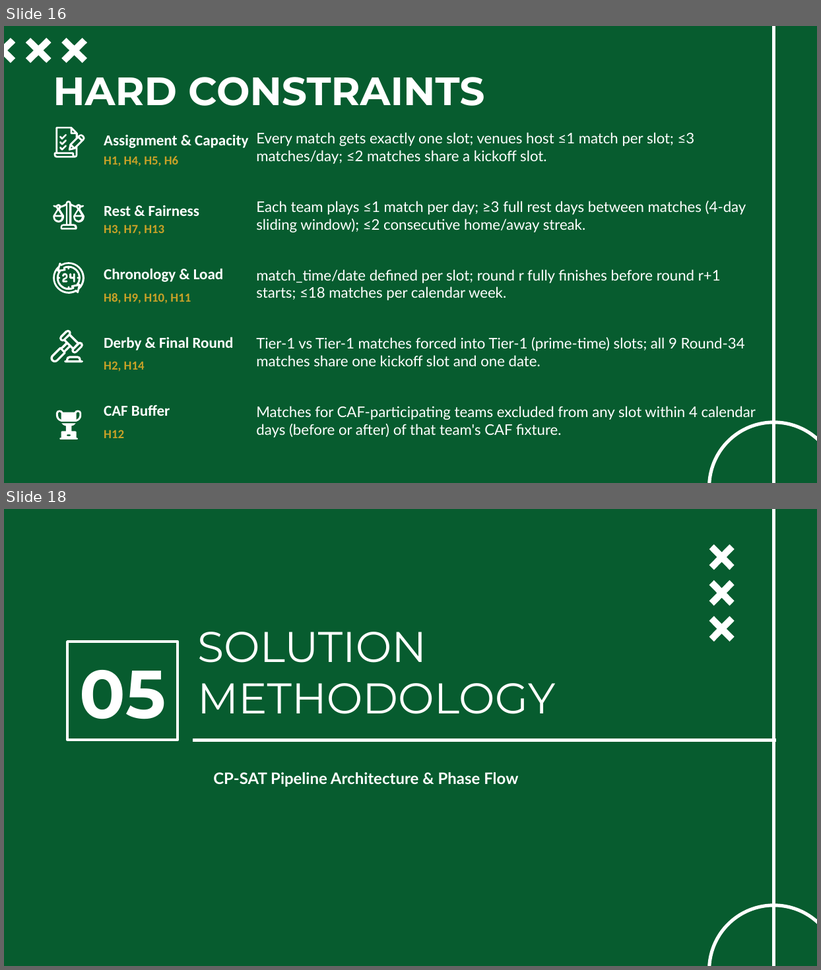
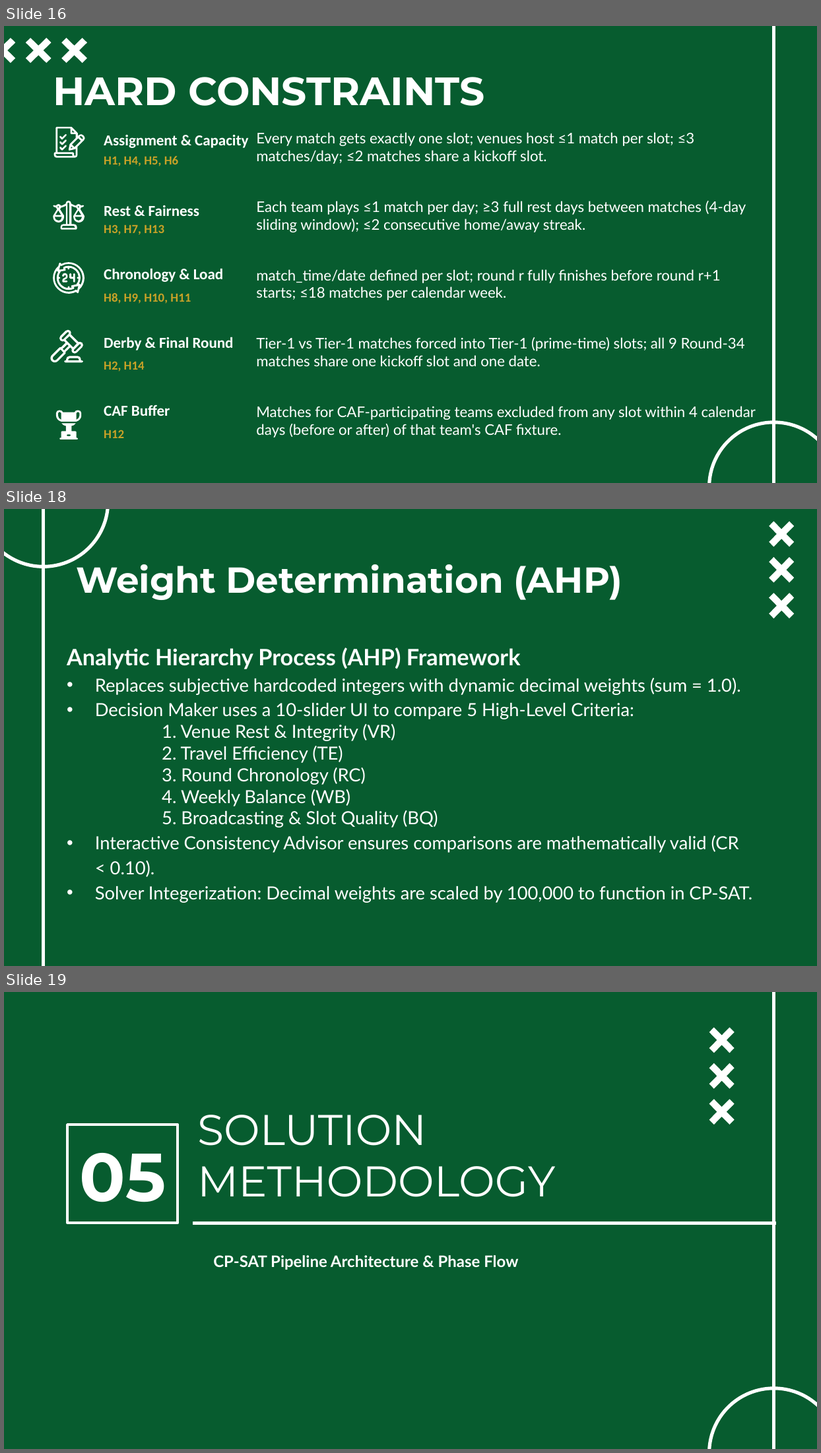
Before and after one commit to ghassanelgendy/egyptian-premier-league-schedule-optimizer, a slide deck: Documentations/Phase II Presentation.pptx. Shown one above the other, each under a label of ours: slides 16 and 18 before the commit, slides 16, 18 and 19 after it; the slides between them are not shown. The pictures are 821x970 and 821x1453 pixels, drawn with LibreOffice and Linux fonts; fonts in the diff are those of the drawing; background and template pictures are left out. Boxes give left, top, right and bottom in pixels: in the first picture for what was removed or moved away, otherwise in the second. Text is boxed around its words. In the diff, an @@ line names an element or a change of style, - is before the commit and + after.

```diff
--- a/Documentations/Phase II Presentation.pptx
+++ b/Documentations/Phase II Presentation.pptx
@@ slide 18 added at (4,509,817,966), background picture (left out) @@
@@ ellipse added at (4,509,108,566), outline #FFFFFF 3 pt @@
@@ line added from (43, 509) to (43, 966), #FFFFFF 3 pt @@
@@ freeform shape added at (769,521,795,547), fill #FFFFFF @@
@@ title added at (76,557,622,600), 32 pt, text #FFFFFF, bold @@
+Weight Determination (AHP)
@@ freeform shape added at (769,557,795,582), fill #FFFFFF @@
@@ freeform shape added at (769,593,795,618), fill #FFFFFF @@
@@ subtitle added at (67,648,752,903), 16 pt, text #FFFFFF @@
+Analytic Hierarchy Process (AHP) Framework
+• Replaces subjective hardcoded integers with dynamic decimal weights (sum = 1.0).
+• Decision Maker uses a 10-slider UI to compare 5 High-Level Criteria:
+    1. Venue Rest & Integrity (VR)
+    2. Travel Efficiency (TE)
+    3. Round Chronology (RC)
+    4. Weekly Balance (WB)
+    5. Broadcasting & Slot Quality (BQ)
+• Interactive Consistency Advisor ensures comparisons are mathematically valid (CR < 0.10).
+• Solver Integerization: Decimal weights are scaled by 100,000 to function in CP-SAT.
@@ what was slide 18 is now slide 19 @@
```
Also in this commit, not shown: 1 other slide added, 1 slide removed, 1 other file.
